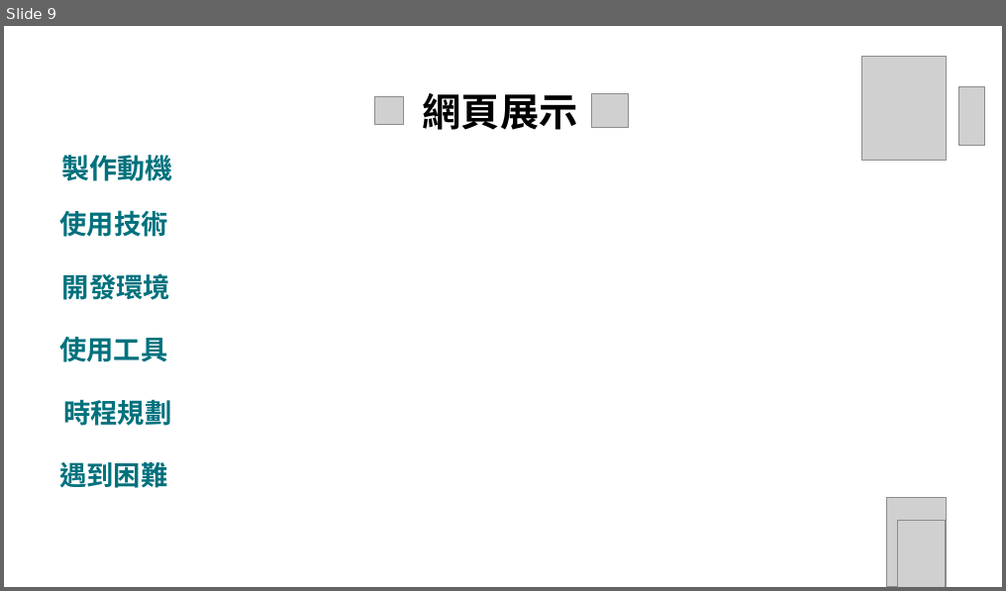
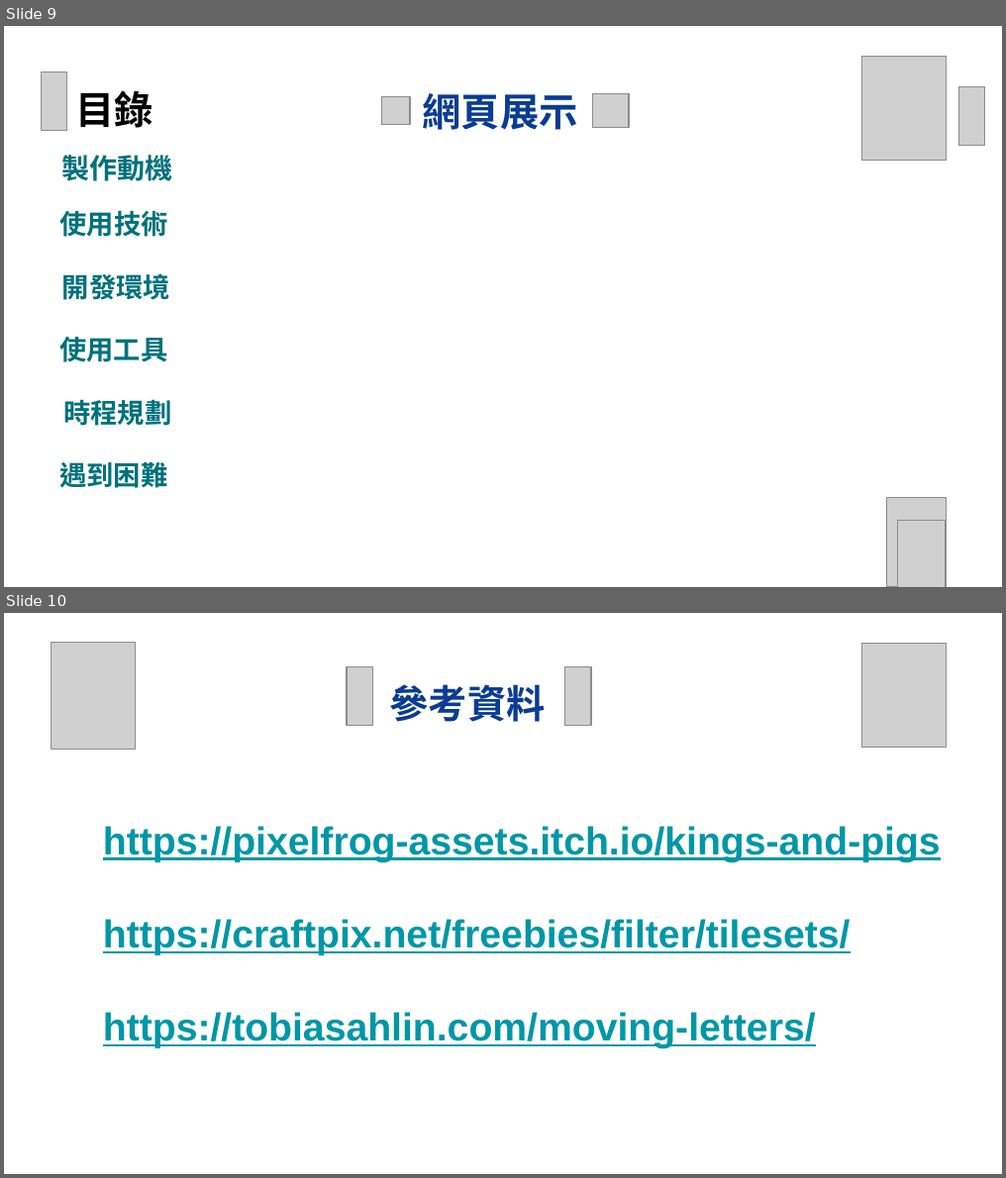
Before and after one commit to wsadtref95/aaa, a slide deck: 資展國際 小專.pptx. Shown one above the other, each under a label of ours: slide 9 before the commit, slides 9 and 10 after it. The pictures are 1006x591 and 1006x1178 pixels, drawn with LibreOffice and Linux fonts; fonts in the diff are those of the drawing; grey boxes stand for pictures; background and template pictures are left out. Boxes give left, top, right and bottom in pixels: in the first picture for what was removed or moved away, otherwise in the second. Text is boxed around its words. In the diff, an @@ line names an element or a change of style, - is before the commit and + after.

```diff
--- a/資展國際 小專.pptx
+++ b/資展國際 小專.pptx
@@ slide 10 added at [4, 613, 1002, 1174], background #FFFFFF @@
@@ picture added at [51, 643, 135, 750] @@
@@ picture added at [347, 666, 372, 725] @@
@@ picture added at [564, 666, 591, 725] @@
@@ picture added at [862, 643, 946, 748] @@
@@ text added at [390, 684, 546, 722], 28 pt, text #093C92, bold @@
+參考資料
@@ text added at [103, 826, 941, 1049], 28 pt, text #0097A7, bold, underline @@
+https://pixelfrog-assets.itch.io/kings-and-pigs
+https://craftpix.net/freebies/filter/tilesets/
+https://tobiasahlin.com/moving-letters/
@@ slide 9 changed as well @@
@@ picture added at [41, 72, 67, 130] @@
@@ title "網頁展示" at [423, 93, 578, 130]: text colour #000000 to #093C92 @@
@@ text added at [75, 90, 152, 128], 28 pt, text #000000, bold @@
+目錄
@@ picture: place and size @@
-picture at [374, 97, 403, 125]
+picture at [381, 97, 410, 125]
```
Also in this commit, not shown: 8 other slides changed.
